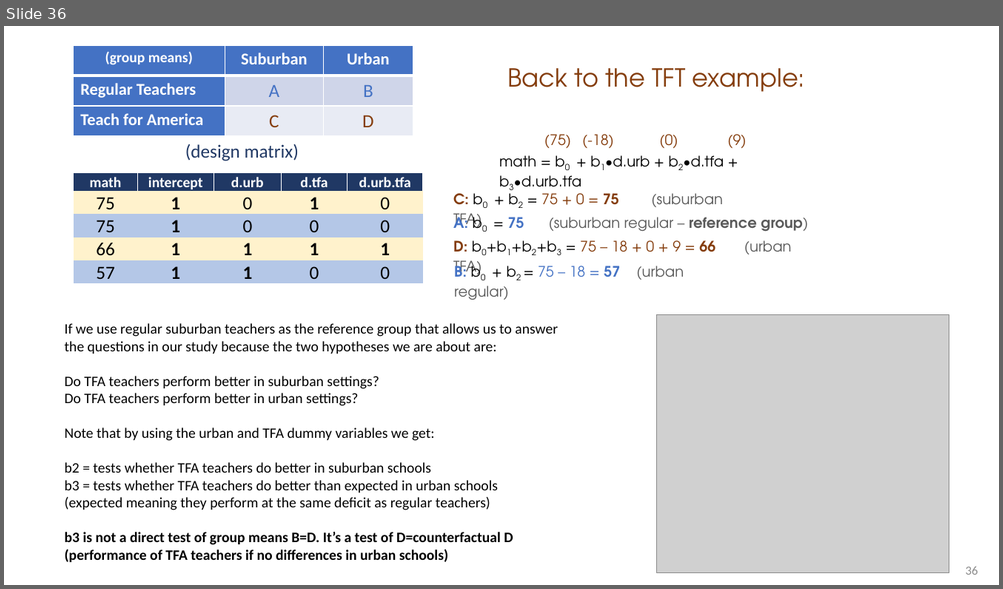
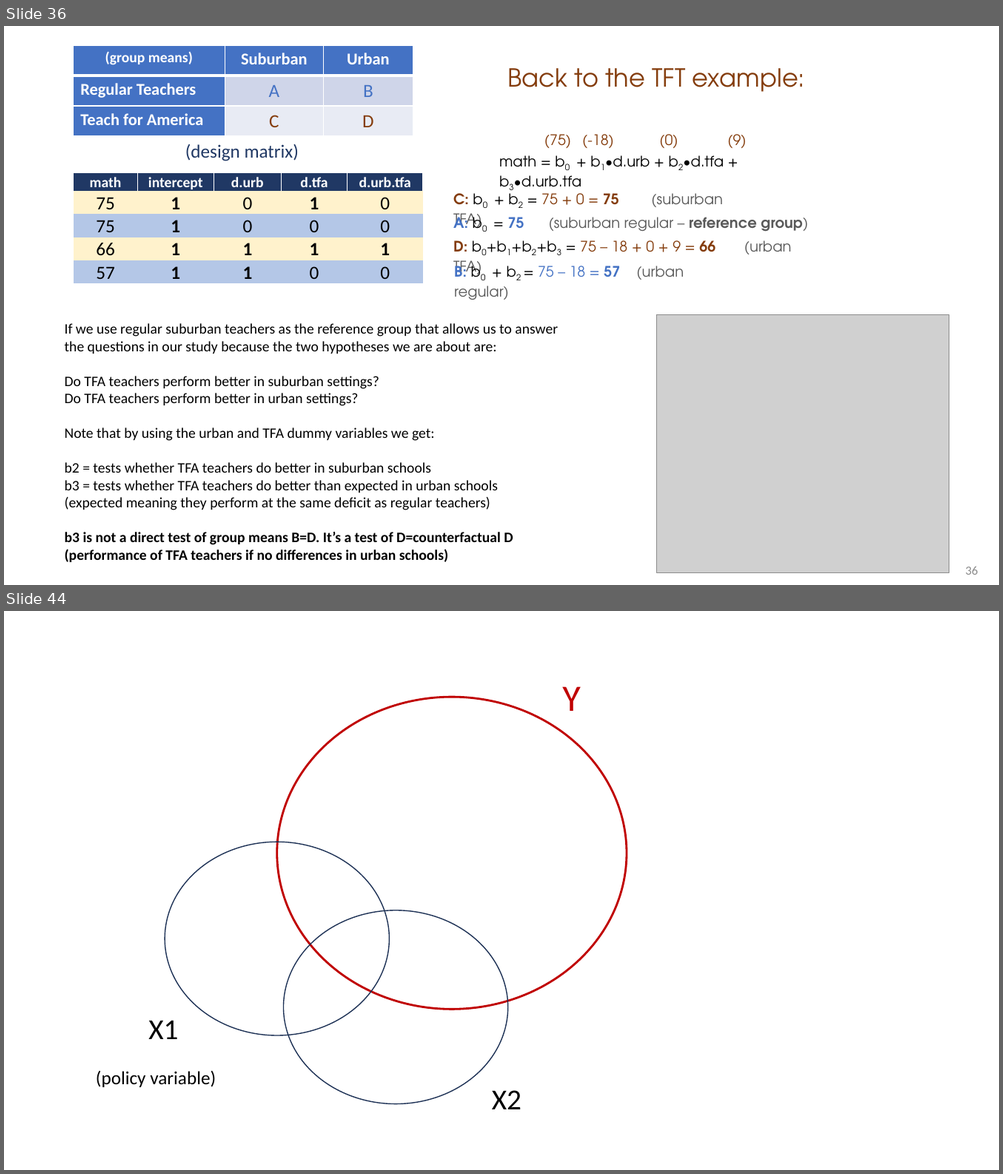
Before and after one commit to Watts-College/paf-510-template, a slide deck: lectures/hypotheses-tests-with-dummy-variables.pptx. Shown one above the other, each under a label of ours: slide 36 before the commit, slides 36 and 44 after it; the slides between them are not shown. The pictures are 1003x589 and 1003x1174 pixels, drawn with LibreOffice and Linux fonts; fonts in the diff are those of the drawing; grey boxes stand for pictures. Boxes give left, top, right and bottom in pixels: in the first picture for what was removed or moved away, otherwise in the second. Text is boxed around its words. In the diff, an @@ line names an element or a change of style, - is before the commit and + after.

```diff
--- a/lectures/hypotheses-tests-with-dummy-variables.pptx
+++ b/lectures/hypotheses-tests-with-dummy-variables.pptx
@@ slide 44 added at (x1=4, y1=611, x2=999, y2=1170), background #FFFFFF @@
@@ ellipse added at (x1=277, y1=697, x2=627, y2=1009), outline #C00000 2 pt @@
@@ text added at (x1=562, y1=686, x2=580, y2=711), 36 pt, text #C00000 @@
+Y
@@ ellipse added at (x1=165, y1=843, x2=389, y2=1037), outline #1E3256 1 pt @@
@@ ellipse added at (x1=284, y1=911, x2=509, y2=1105), outline #1E3256 1 pt @@
@@ text added at (x1=148, y1=1020, x2=178, y2=1039), 28 pt, text #000000 @@
+X1
@@ text added at (x1=96, y1=1071, x2=216, y2=1088), 18 pt, text #000000 @@
+(policy variable)
@@ text added at (x1=492, y1=1091, x2=521, y2=1110), 28 pt, text #000000 @@
+X2
```
Also in this commit, not shown: 9 other slides added, 1 other file.
